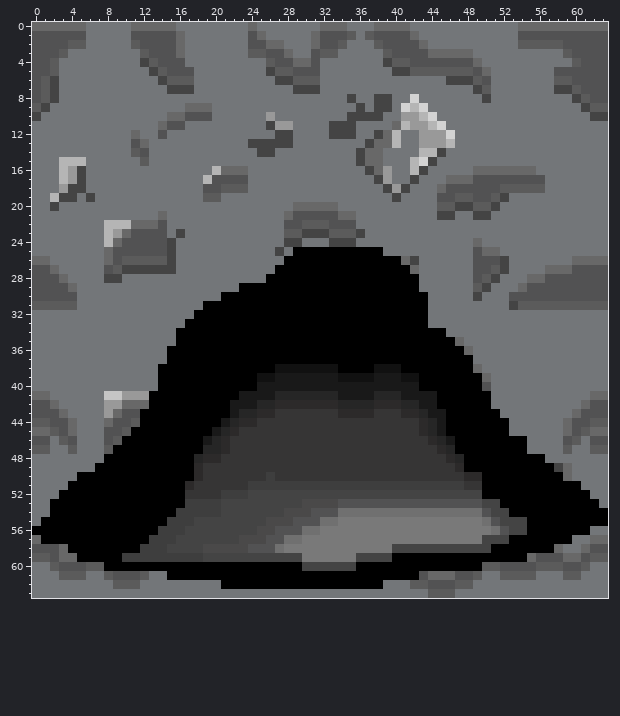
A pixel-art sprite gets an edit: Assets/Level/SPAWN_down.png. Above is the file before it was changed.
The file is 64x64 pixels. Colours within 5 levels of each other are drawn and written as one.
New version:
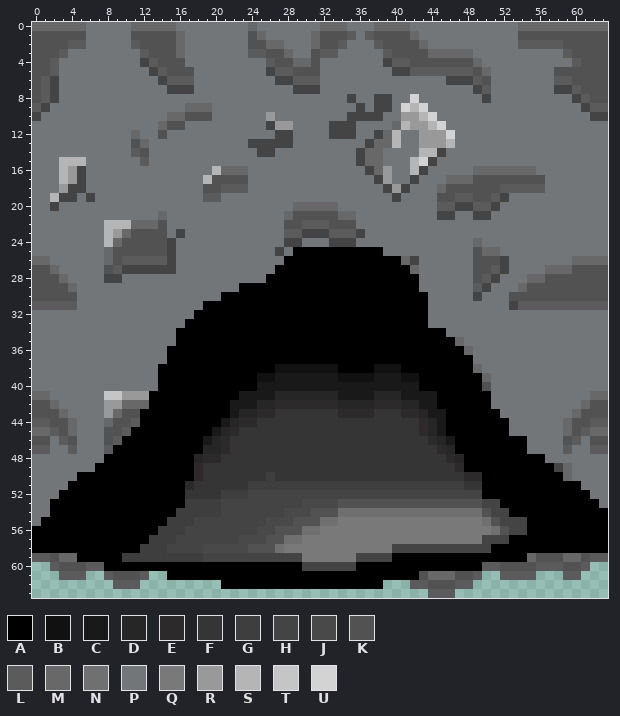
Palette (. is transparent): A #000000  B #111111  C #191919  D #262626  E #2c2a2a  F #363535  G #3e3e3e  H #444444  J #4a4949  K #525253  L #5b5b5b  M #686868  N #707070  P #737679  Q #797979  R #999999  S #b5b5b5  T #c5c5c5  U #d3d3d3
The edit:
@@ x 0..63 @@
 55 PAAAAAAAAAAAAAAGGGHHHHHHHHJJJKKKNNQQQQQQQQQQQQQQQQNKHHHAAAAAAAAA
-56 AAAAAAAAAAAAAAGGGHHHHHHHHJJKKKNNQQQQQQQQQQQQQQQQQQQNKHHAAAAAAAPP
-57 MAAAAAAAAAAAAGGGHHHHHHHJJJKKNNQQQQQQQQQQQQQQQQQQQQHHHAAAAAAAPPMM
-58 KKKMAAAAAAAAGGGHHHHJJJJJKKKNQQQQQQQQQQQQHHHHHHHHHHHAAAAAAAMPPMKK
+56 AAAAAAAAAAAAAAGGGHHHHHHHHJJKKKNNQQQQQQQQQQQQQQQQQQQNKHHAAAAAAAAA
+57 AAAAAAAAAAAAAGGGHHHHHHHJJJKKNNQQQQQQQQQQQQQQQQQQQQHHHAAAAAAAAAAA
+58 AAAAAAAAAAAAGGGHHHHJJJJJKKKNQQQQQQQQQQQQHHHHHHHHHHHAAAAAAAAAAAAA
 59 LLKMMAAAAAGGGGGGGGGHHHHHHHHHHHQQQQQQHHHHAAAAAAAAAAAAAAAMKKKMMKLL
-60 PPLKKKLLAAAAAAAAAAAAAAAAAAAAAAHHHHHHAAAAAAAAAAAAAALLKKKKLLLKKLPP
-61 PPPLLLPPLKKKLPPAAAAAAAAAAAAAAAAAAAAAAAAAAAAKMMMKKLPPLLLLPPPLLPPP
-62 PPPPPPPPPLLLPPPPPPPPPAAAAAAAAAAAAAAAAAAPPPLLKKKLLPPPPPPPPPPPPPPP
-63 PPPPPPPPPPPPPPPPPPPPPPPPPPPPPPPPPPPPPPPPPPPPLLLPPPPPPPPPPPPPPPPP
+60 ..LKKKLLAAAAAAAAAAAAAAAAAAAAAAHHHHHHAAAAAAAAAAAAAALLKKKKLLLKKL..
+61 ...LLL..LKKKL..AAAAAAAAAAAAAAAAAAAAAAAAAAAAKMMMKKL..LLLL...LL...
+62 .........LLL.........AAAAAAAAAAAAAAAAAA...LLKKKLL...............
+63 ............................................LLL.................
